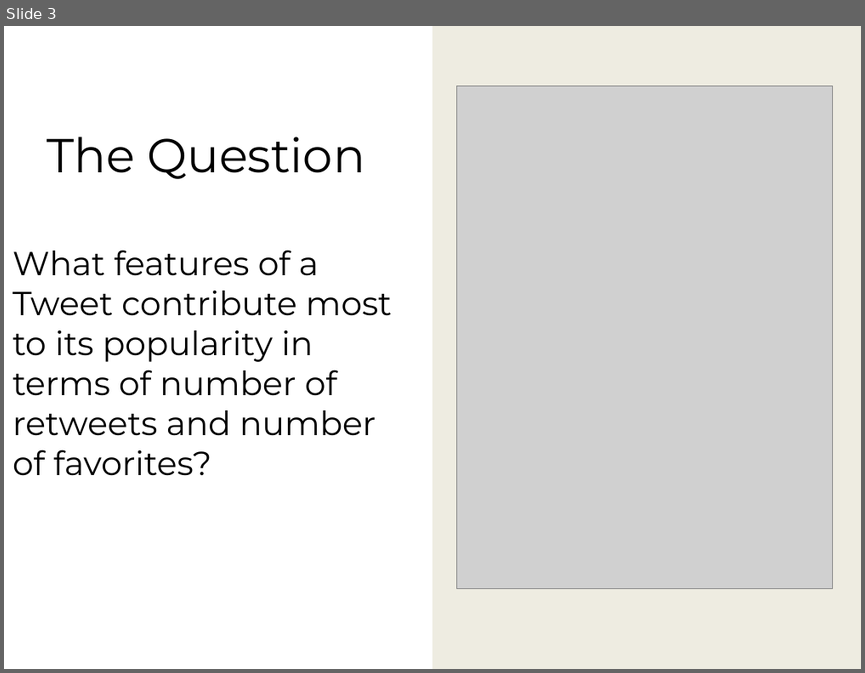
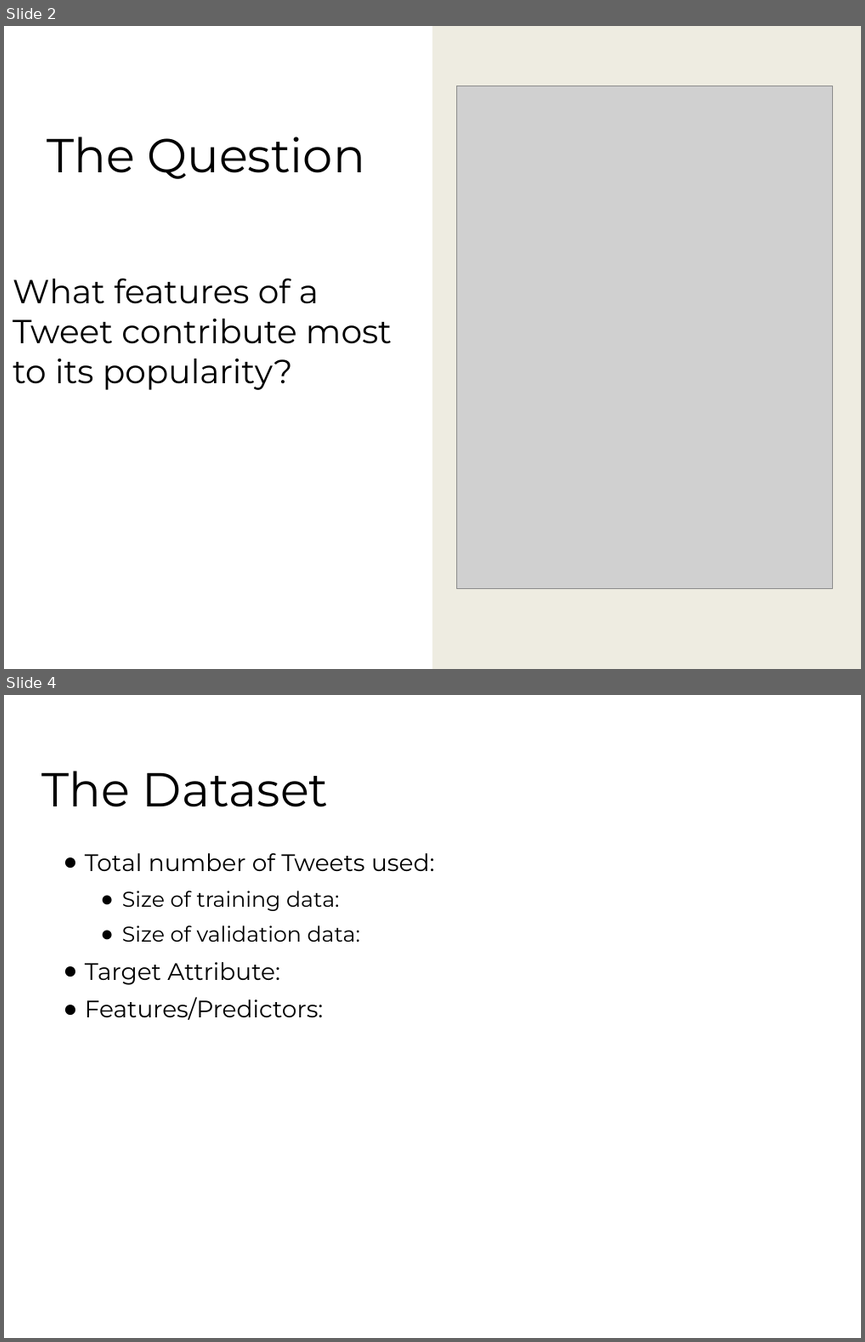
Before and after one commit to fhh23/Determining-Tweet-Popularity-via-Prediction-Methods, a slide deck: CSE881_Hormasji_Reiff_FinalProjectPresentation.pptx. Shown one above the other, each under a label of ours: slide 3 before the commit, slides 2 and 4 after it; the slides between them are not shown. The pictures are 865x673 and 865x1342 pixels, drawn with LibreOffice and Linux fonts; fonts in the diff are those of the drawing; grey boxes stand for pictures; background and template pictures are left out. Boxes give left, top, right and bottom in pixels: in the first picture for what was removed or moved away, otherwise in the second. Text is boxed around its words. In the diff, an @@ line names an element or a change of style, - is before the commit and + after.

```diff
--- a/CSE881_Hormasji_Reiff_FinalProjectPresentation.pptx
+++ b/CSE881_Hormasji_Reiff_FinalProjectPresentation.pptx
@@ slide 4 added at (x1=4, y1=695, x2=861, y2=1338), background #FFFFFF @@
@@ title added at (x1=41, y1=771, x2=329, y2=807), 40 pt, text #000000 @@
+The Dataset
@@ text added at (x1=85, y1=853, x2=434, y2=1020), 20 pt, text #000000 @@
+● Total number of Tweets used:
+  ● Size of training data:
+  ● Size of validation data:
+● Target Attribute:
+● Features/Predictors:
@@ what was slide 3 is now slide 2 @@
@@ slide 2 changed as well @@
@@ subtitle at (x1=12, y1=278, x2=392, y2=390): text changed @@
-What features of a Tweet contribute most to its popularity in terms of number of retweets and number of favorites?
+What features of a Tweet contribute most to its popularity?
```
Also in this commit, not shown: 4 other slides changed, 8 slides removed.
